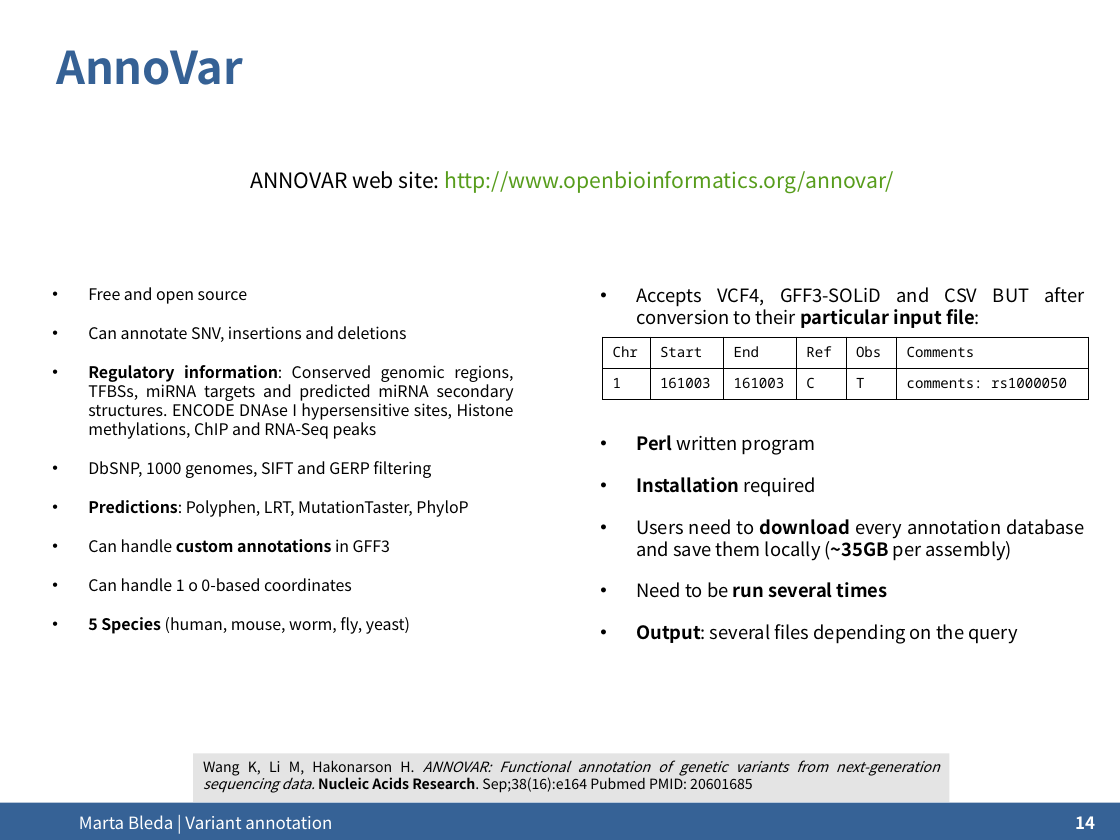
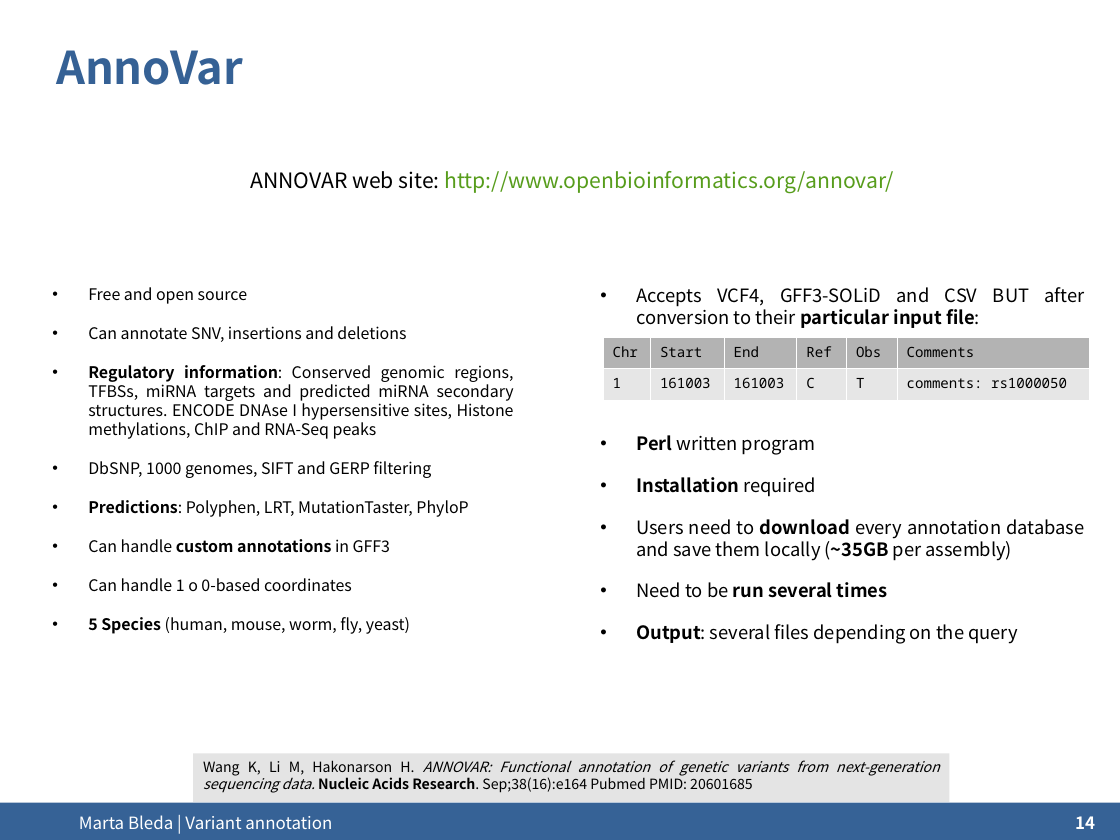
Before and after one commit to ngs-course/ngs-course.github.io, a slide deck: slide 14 of Course_Materials/variant_annotation/presentation/2015-variant_annotation.odp. Drawn at 1120x840 pixels with LibreOffice and Linux fonts; fonts in the diff are those of the drawing; background and template pictures are left out. Boxes give left, top, right and bottom in pixels: in the first picture for what was removed or moved away, otherwise in the second. Text is boxed around its words. In the diff, an @@ line names an element or a change of style, - is before the commit and + after.

```diff
--- a/Course_Materials/variant_annotation/presentation/2015-variant_annotation.odp
+++ b/Course_Materials/variant_annotation/presentation/2015-variant_annotation.odp
@@ table at (x1=603, y1=337, x2=1090, y2=400) @@
@@ fill none to #B3B3B3 in row 1 @@
@@ fill none to #E6E6E6 in row 2 @@
@@ borders changed @@
```
Also in this commit, not shown: 1 other slide changed, 3 other files.
